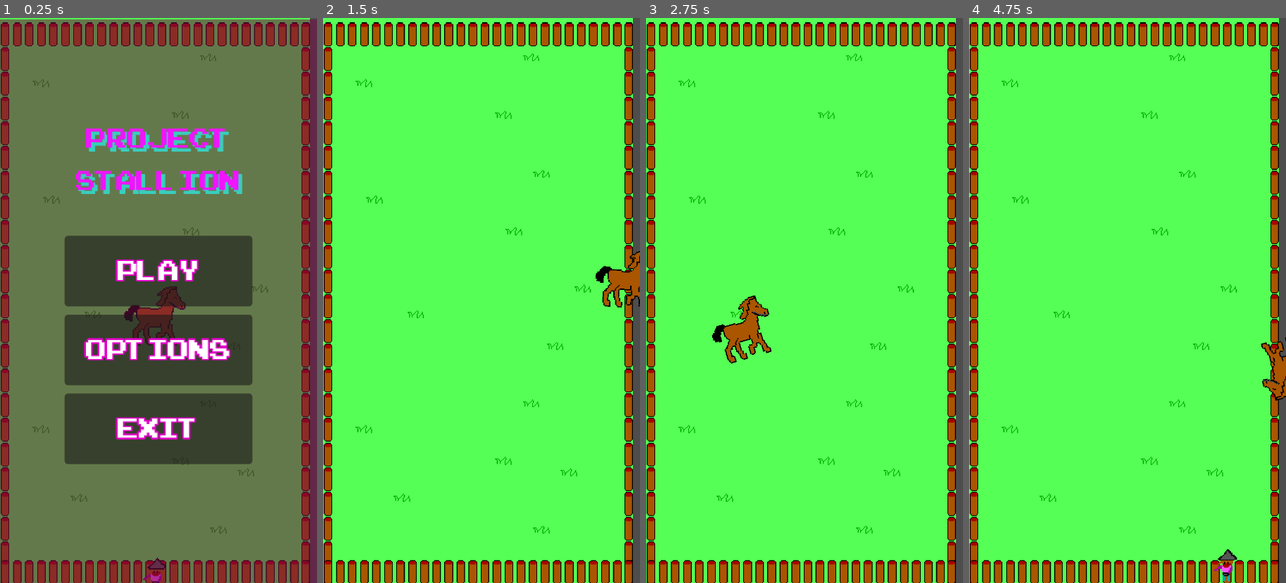
Above: before the commit, frames 1-4 (left to right).
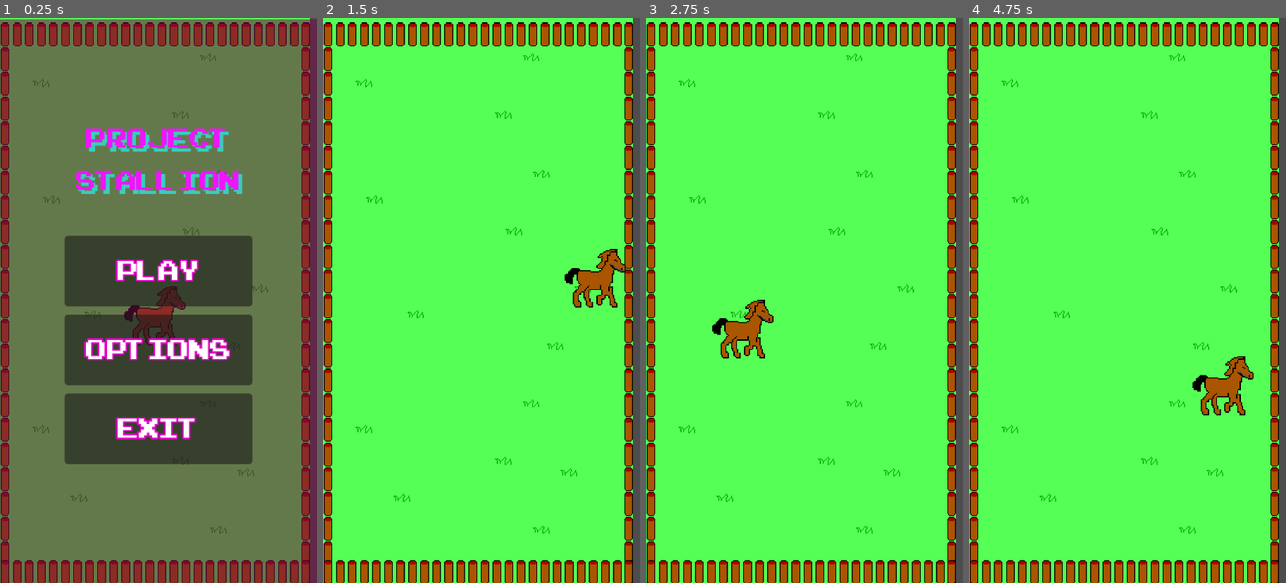
Above: after the commit, the same moments.

Repository: blauhschwert/ProjectStallion
Game: Godot game, scene res://scenes/game_2d.tscn
Same seed, same stepped clock (60 frames per second), same inputs: the game is played once before the commit and once after it.
Inputs (mouse positions are in pixels of both pictures, inside the frame that each line leads up to):
- Up to frame 1 (0.25 s): no input
- Up to frame 2 (1.5 s): click "Play" at 0.5 s; move the mouse to (551, 272) at 1.27 s; click (551, 272) at 1.35 s
- Up to frame 3 (2.75 s): move the mouse to (741, 328) at 2.02 s; click (741, 328) at 2.1 s
- Up to frame 4 (4.75 s): move the mouse to (1159, 176) at 2.77 s; click (1159, 176) at 2.85 s; move the mouse to (1111, 413) at 3.52 s; click (1111, 413) at 3.6 s; move the mouse to (1222, 385) at 4.27 s; click (1222, 385) at 4.35 s

The runs differ from the first frame. In frame 1, 0.1% of the frame differs, in the area x 45-53%, y 95-100%; in frame 2, 1.4%; in frame 3, 0.9%; in frame 4, 1.6%, in the area x 70-100%, y 56-100%.

Commit message:
getting into new grounds

Diff:
--- a/scenes/enemy/spawner.gd
+++ b/scenes/enemy/spawner.gd
@@ -19,8 +19,8 @@
 	var screen_size = get_viewport_rect().size
 
 	obstacle.global_position = Vector2(
-		randf_range(0+30, screen_size.x-75),
-		randf_range(0+10, screen_size.y-50)
+		randf_range(0+150, screen_size.x-175),
+		randf_range(0+100, screen_size.y-150)
 	)
 
 	add_child(obstacle)
--- a/scenes/game_2d.tscn
+++ b/scenes/game_2d.tscn
@@ -18,6 +18,7 @@
 
 [node name="Player" parent="." unique_id=1910660508 instance=ExtResource("4_2oatk")]
 position = Vector2(132, 252)
+collision_mask = 6
 
 [node name="Spawner" parent="." unique_id=667688252 instance=ExtResource("5_w2ohb")]
 position = Vector2(132, 252)
--- a/scenes/player/player.gd
+++ b/scenes/player/player.gd
@@ -15,6 +15,7 @@
 
 
 func _ready() -> void:
+
 	dash_cooldown_timer.wait_time = dash_cooldown
 	dash_cooldown_timer.one_shot = true
 	dash_cooldown_timer.timeout.connect(_on_dash_cooldown_finished)
@@ -23,8 +24,6 @@
 func _physics_process(delta: float) -> void:
 	if not is_dashing:
 		handle_movement()
-	if velocity.length() > 0:
-		rotation = velocity.angle()
 
 
 	if Input.is_action_just_pressed("dash") and can_dash:
@@ -44,13 +43,14 @@
 
 func start_dash():
 	var mouse_position = get_global_mouse_position()
+	var force_vector = velocity.angle()
 	is_dashing = true
 	can_dash = true
 	gpu_particles_2d.show()
 
 	dash_direction = (mouse_position - global_position).normalized()
 
-	rotation = dash_direction.angle()
+	#rotation = dash_direction.angle()
 
 	if dash_direction == Vector2.ZERO:
 		dash_direction = Vector2.RIGHT
Not shown, added: export_presets.cfg
